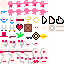
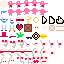
Layer changes from the first 64px x 64px image to the second:
painted on "t.png" over (x1=4, y1=40, x2=63, y2=62)
